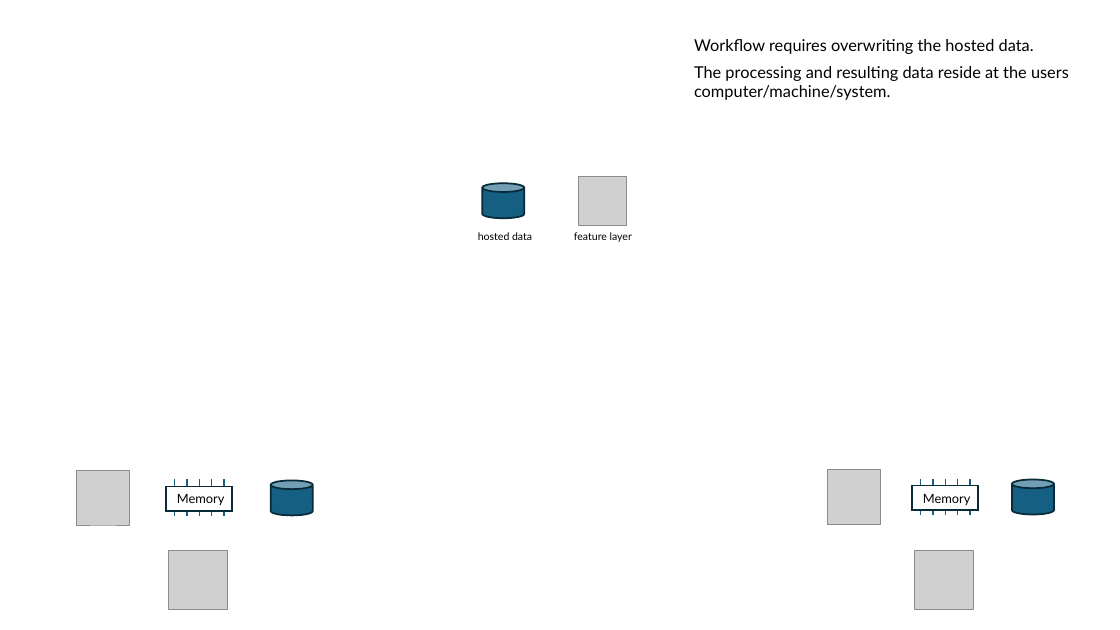
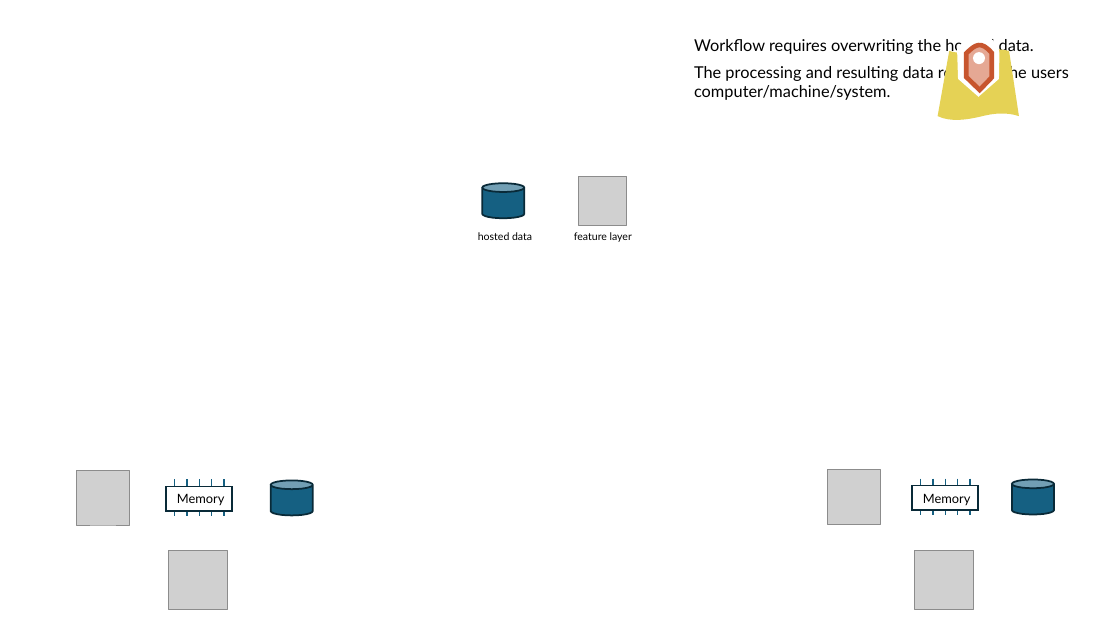
Before and after one commit to WA-Nearshore/seagrass-restoration-processing, a slide deck: slide 32 of docs/seagrass_restoration_storymap_notes.pptx (slide 15 before the commit). Drawn at 1120x630 pixels with LibreOffice and Linux fonts; fonts in the diff are those of the drawing; grey boxes stand for pictures; background and template pictures are left out. Boxes give left, top, right and bottom in pixels: in the first picture for what was removed or moved away, otherwise in the second. Text is boxed around its words. In the diff, an @@ line names an element or a change of style, - is before the commit and + after.

```diff
--- a/docs/seagrass_restoration_storymap_notes.pptx
+++ b/docs/seagrass_restoration_storymap_notes.pptx
@@ group added at box(938, 34, 1019, 120): 3 freeform shapes, 1 ellipse @@
```
Also in this commit, not shown: 3 other slides changed, 1 slide added, 2 slides removed.
